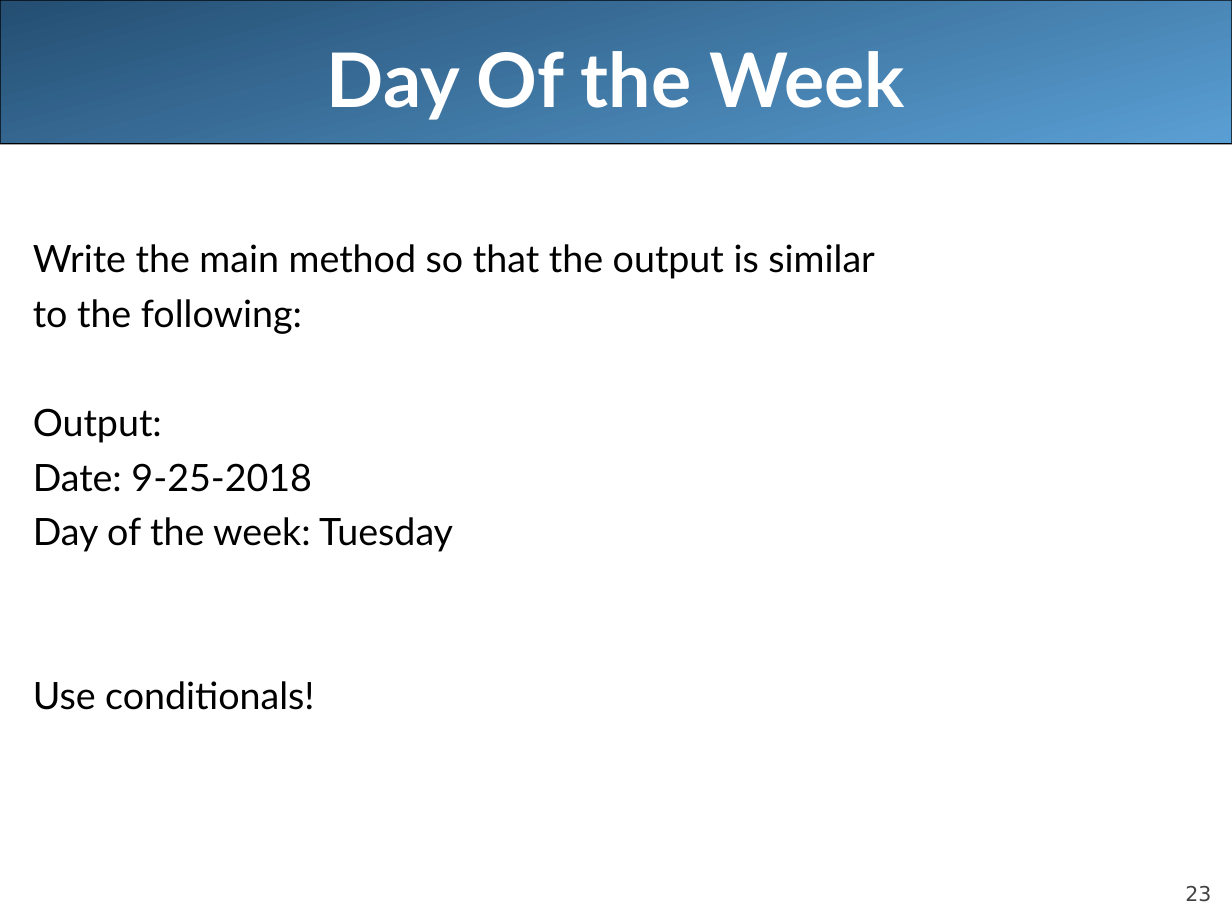
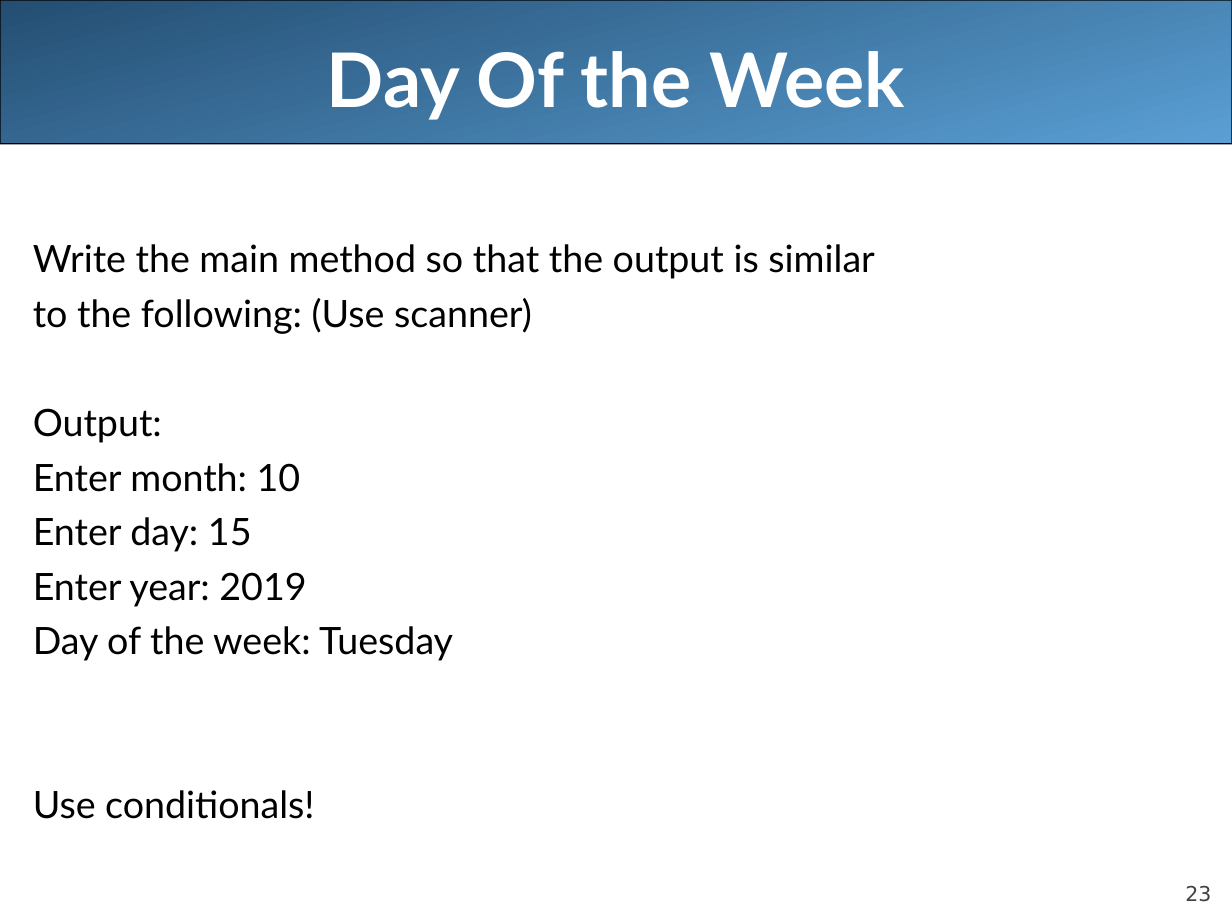
Before and after one commit to LongBaoNguyen/longbaonguyen.github.io, a slide deck: slide 23 of courses/apcsa/lecture8.ppt. Drawn at 1232x924 pixels with LibreOffice and Linux fonts; fonts in the diff are those of the drawing. Boxes give left, top, right and bottom in pixels: in the first picture for what was removed or moved away, otherwise in the second. Text is boxed around its words. In the diff, an @@ line names an element or a change of style, - is before the commit and + after.

```diff
--- a/courses/apcsa/lecture8.ppt
+++ b/courses/apcsa/lecture8.ppt
@@ text at (x1=33, y1=298, x2=532, y2=334): text changed @@
-to the following:
+to the following: (Use scanner)
@@ text at (x1=33, y1=463, x2=306, y2=607): text changed @@
-Date: 9-25-2018
+Enter month: 10
+Enter day: 15
+Enter year: 2019
```
Also in this commit, not shown: 1 other slide changed, 3 other files.
